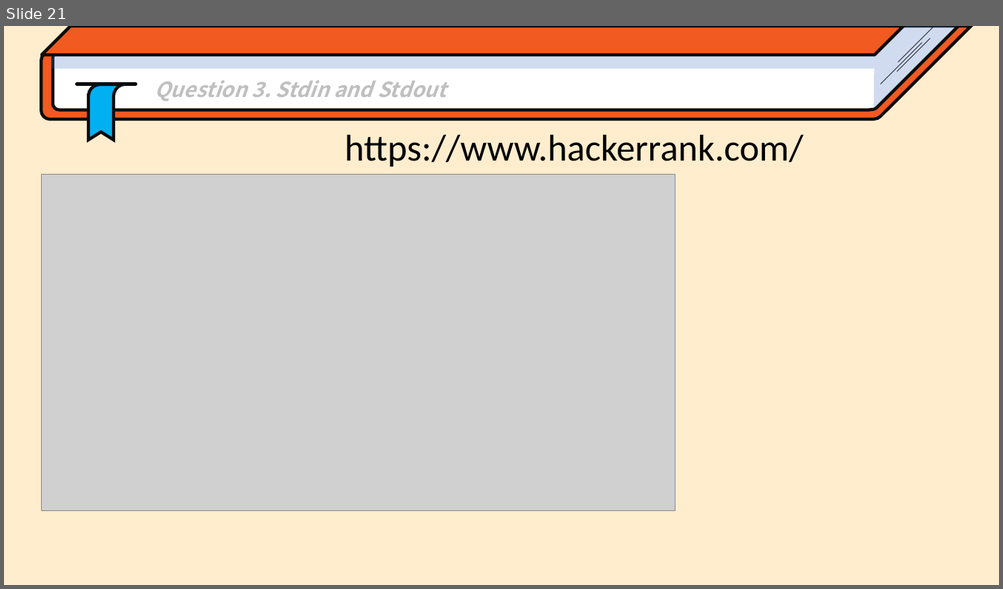
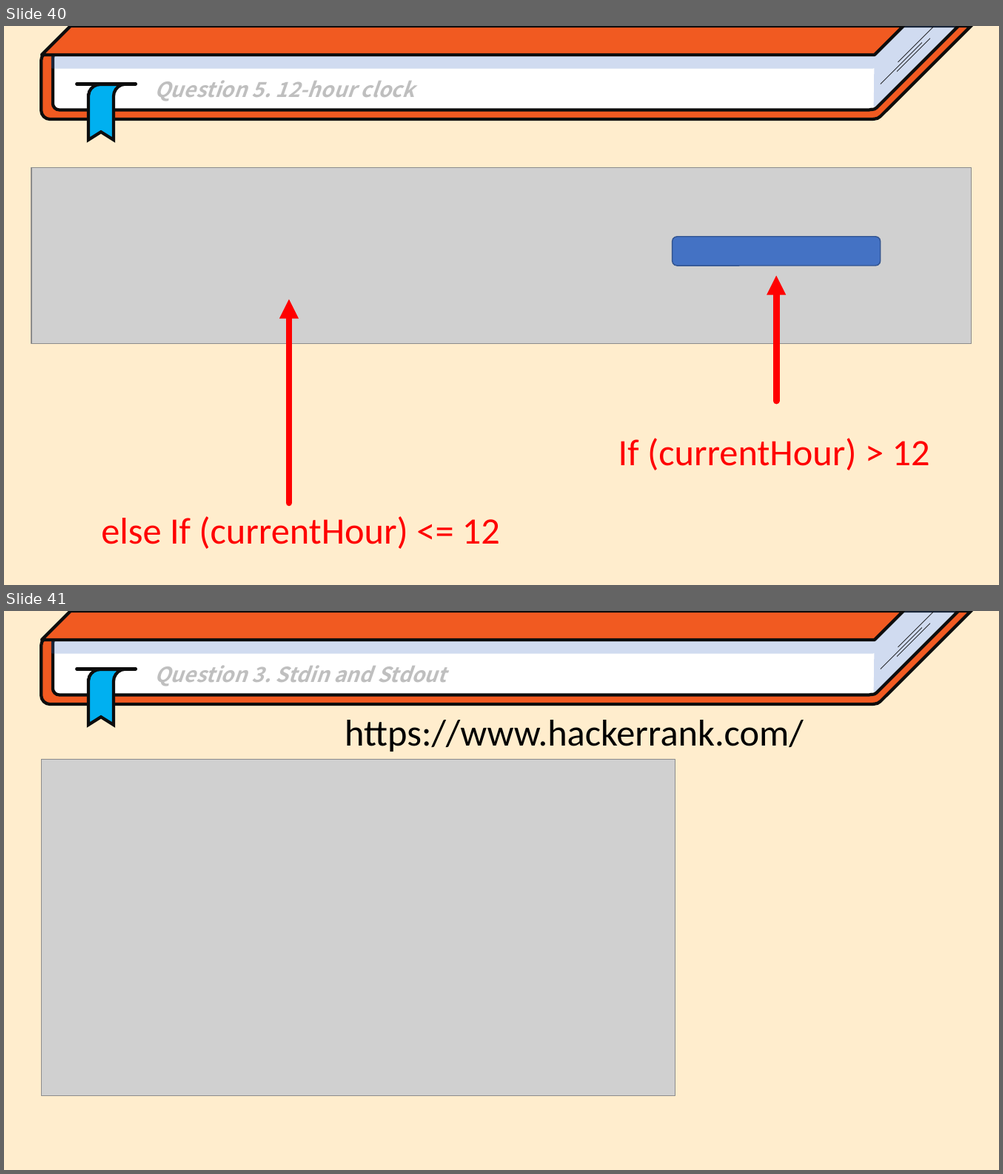
Before and after one commit to Park-Minjoo/ObjectOrientedProgramming_2023_JIU, a slide deck: Practice/Chap3/Chap3_If-statement.pptx. Shown one above the other, each under a label of ours: slide 21 before the commit, slides 40 and 41 after it. The pictures are 1003x589 and 1003x1174 pixels, drawn with LibreOffice and Linux fonts; fonts in the diff are those of the drawing; grey boxes stand for pictures. Boxes give left, top, right and bottom in pixels: in the first picture for what was removed or moved away, otherwise in the second. Text is boxed around its words. In the diff, an @@ line names an element or a change of style, - is before the commit and + after.

```diff
--- a/Practice/Chap3/Chap3_If-statement.pptx
+++ b/Practice/Chap3/Chap3_If-statement.pptx
@@ slide 40 added at (x1=4, y1=26, x2=999, y2=585), background #FFEDCD @@
@@ group added at (x1=41, y1=26, x2=971, y2=139): 4 freeform shapes, 4 lines, 1 parallelogram @@
@@ text added at (x1=154, y1=80, x2=415, y2=101), 20 pt, text #BFBFBF, bold, italic @@
+  Question 5. 12-hour clock
@@ picture added at (x1=31, y1=168, x2=971, y2=344) @@
@@ rounded rectangle added at (x1=671, y1=236, x2=880, y2=266), fill #4472C4, outline #325491 1 pt @@
@@ arrow added from (777, 401) to (777, 276), #FF0000 6.25 pt @@
@@ arrow added from (289, 503) to (289, 300), #FF0000 6.25 pt @@
@@ text added at (x1=618, y1=438, x2=930, y2=471), 36 pt, text #FF0000 @@
+If (currentHour) > 12
@@ text added at (x1=101, y1=517, x2=500, y2=549), 36 pt, text #FF0000 @@
+else If (currentHour) <= 12
@@ what was slide 21 is now slide 41 @@
```
Also in this commit, not shown: 19 other slides added, 1 other file.
